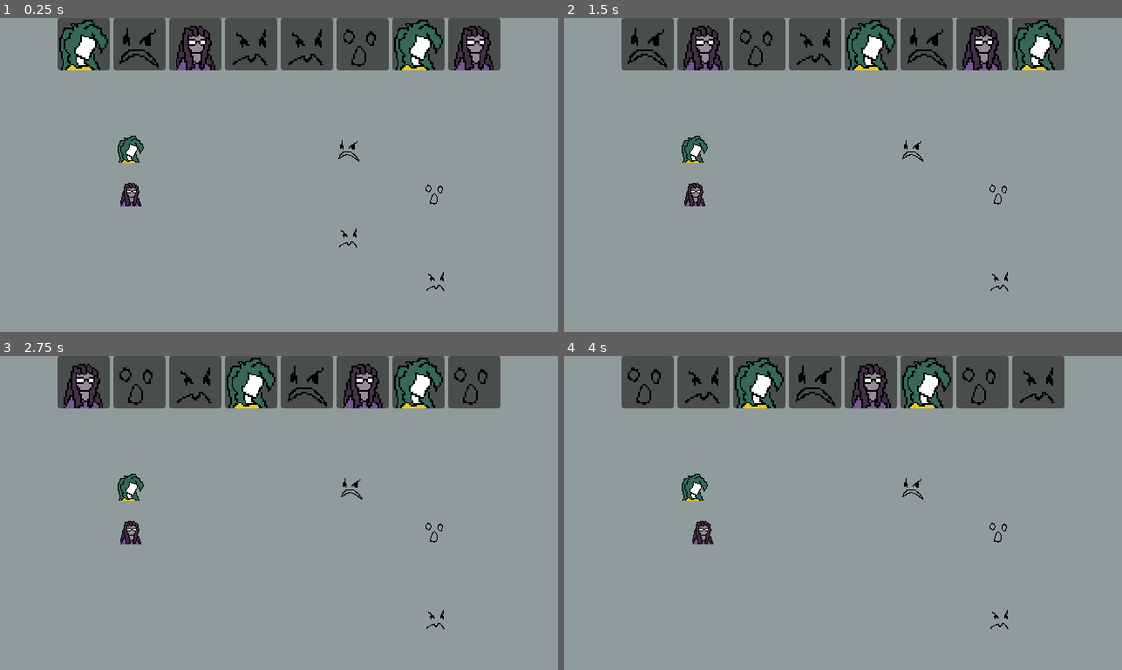
Above: before the commit, frames 1-4 (two rows, left to right).
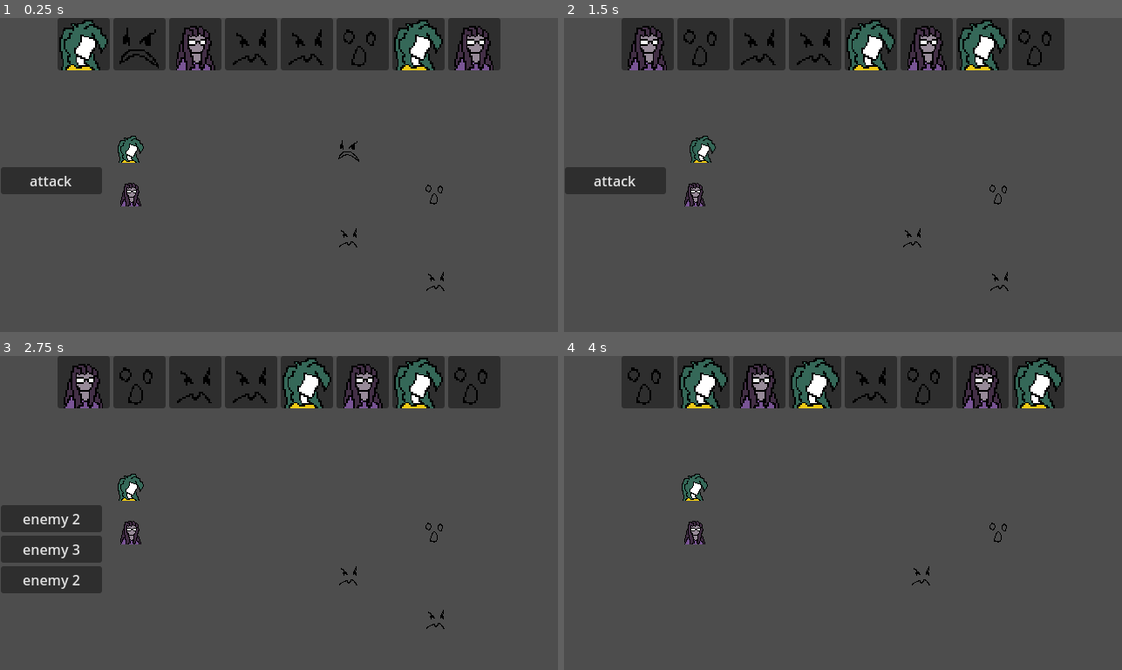
Above: after the commit, the same moments.

Repository: Octologue/godot-test-project
Game: Godot game, scene res://battle_scene.tscn
Same seed, same stepped clock (60 frames per second), same inputs: the game is played once before the commit and once after it.
Inputs (mouse positions are in pixels of both pictures, inside the frame that each line leads up to):
- Up to frame 1 (0.25 s): no input
- Up to frame 2 (1.5 s): click (614, 181) at 0.5 s, where only the run after the commit has a clickable "attack"; click (614, 181) at 1.25 s, where only the run after the commit has a clickable "enemy 1"
- Up to frame 3 (2.75 s): click (50, 519) at 2 s, where only the run after the commit has a clickable "attack"
- Up to frame 4 (4 s): click (614, 519) at 2.75 s, where only the run after the commit has a clickable "enemy 2"; tap Enter at 3.5 s

The runs differ from the first frame. In frame 1, 95% of the frame differs, in the area x 0-100%, y 0-100%; in frame 2, 98%; in frame 3, 96%; in frame 4, 99%.

Commit message:
selection enemy fonctionel

Diff:
--- a/battle_logic/battle_scene.gd
+++ b/battle_logic/battle_scene.gd
@@ -1,3 +1,5 @@
+#region INITIALISATION
+
 extends Node2D
 
 var player_list_data = load("res://battle_logic/data/player_list.tres")
@@ -8,11 +10,16 @@
 
 var timeline : Array = []
 var character_nodes : Dictionary = {}
-@onready var timeline_UI = $UI/Timeline
+
 @onready var players_node = $players
 @onready var enemies_node = $enemies
 @export var character_scene: PackedScene
 
+@onready var timeline_UI = $UI/Timeline
+@onready var options = $UI/Options
+@onready var attack_button = $UI/Options/Attack
+@onready var enemy_selection = $UI/EnemySelection
+@export var enemy_button : PackedScene
 
 
 var player_positions := [
@@ -30,7 +37,9 @@
 	_spawn_characters(enemy_list,enemies_node)
 
 	sort_and_display()
+
 	EventBus.next_attack.connect(next_turn)
+	EventBus.attacked_ennemy.connect(enemy_button_pressed)
 	EventBus.character_died.connect(_on_character_died)
 	next_turn()
 
@@ -40,6 +49,10 @@
 	for enemy in battle_data.enemy_list:
 		var new_enemy = enemy.duplicate()
 		enemy_list.append(new_enemy)
+		var button = enemy_button.instantiate()
+		button.character = new_enemy
+		enemy_selection.add_child(button)
+
 	if battle_data.is_enemy_order_random == true:
 		enemy_list.shuffle()
 
@@ -58,6 +71,9 @@
 			chara_scene.position = enemy_positions[i]
 		chara_scene.setup(chara_data)
 		character_nodes[chara_data] = chara_scene
+
+#endregion
+#region BATTLE LOGIC
 
 func sort_combined_queue():
 	var player_time_list = []
@@ -89,6 +105,8 @@
 func sort_and_display():
 	sort_combined_queue()
 	update_timeline_display()
+	if timeline[0]["character"].is_player == true:
+		show_options()
 
 func pop_out():
 	if timeline[0]["character"].alive == false:
@@ -98,22 +116,9 @@
 
 func attack(attacker, target):
 	target.get_attacked(attacker)
-	await attack_anim(attacker,target)
+	attack_anim(attacker,target)
+	pop_out()
 	EventBus.next_attack.emit()
-
-func next_turn():
-	timeline = timeline.filter(func(entry): return entry["character"].alive)
-	var attacker = timeline[0]["character"]
-	var test_target = Character
-
-	if attacker.is_player == true:
-		test_target = enemy_list.pick_random()
-	else:
-		test_target = player_list.pick_random()
-
-	await get_tree().create_timer(1.0).timeout
-	attack(attacker, test_target)
-	pop_out()
 
 func attack_anim(attacker,target):
 	var attacker_node = character_nodes[attacker]
@@ -123,6 +128,19 @@
 		shift = -shift
 	await tween_movement(attacker_node,-shift)
 	await tween_movement(attacker_node,shift)
+
+func next_turn():
+	timeline = timeline.filter(func(entry): return entry["character"].alive)
+	var attacker = timeline[0]["character"]
+	var target = Character
+
+	if attacker.is_player == true:
+		return
+	else:
+		target = player_list.pick_random()
+
+	await get_tree().create_timer(1).timeout
+	attack(attacker, target)
 
 func tween_movement(node,shift):
 	var tween = get_tree().create_tween()
@@ -139,11 +157,10 @@
 	timeline = timeline.filter(func(entry): return entry["character"] != character)
 	character_nodes[character].queue_free()
 
-	#for button in $UI/EnemySelection.get_children():
-		#if button.character == character:
-			#button.queue_free()
-			#break  # Sortir de la boucle dès qu'on a trouvé le bon bouton
-
+	for button in enemy_selection.get_children():
+		if button.character == character:
+			button.queue_free()
+			break  # Sortir de la boucle dès qu'on a trouvé le bon bouton
 	check_end_of_battle()
 
 func check_end_of_battle():
@@ -153,13 +170,25 @@
 	if player_list.is_empty():
 		print("Tous les joueurs sont morts")
 		get_tree().quit()
-
-func debugging_prints():
 	for i in player_list:
 		print(i.title)
 	for i in enemy_list:
 		print(i.title)
-	print("enemy data =",battle_data.enemy_list, "player data =",player_list_data.character_list)
-	print("players =",player_list,"enemies = ",enemy_list)
-	print("character_nodes =", character_nodes)
-	print(character_nodes[timeline[0]["character"]])
+
+#endregion
+#region USER INTERFACE
+
+func show_options():
+	options.show()
+	attack_button.pressed.connect(show_selection)
+
+func show_selection():
+	options.hide()
+	enemy_selection.show()
+
+func enemy_button_pressed(target):
+	enemy_selection.hide()
+	var attacker = timeline[0]["character"]  # joueur qui attaque
+	attack(attacker, target)
+
+#endregion
--- /dev/null
+++ b/battle_logic/enemy_button.tscn
@@ -0,0 +1,10 @@
+[gd_scene load_steps=2 format=3 uid="uid://de4q135ob0b84"]
+
+[ext_resource type="Script" uid="uid://d0doxsl31aek5" path="res://enemy_button.gd" id="1_8lqld"]
+
+[node name="EnemyButton" type="Button"]
+offset_right = 8.0
+offset_bottom = 8.0
+script = ExtResource("1_8lqld")
+
+[connection signal="pressed" from="." to="." method="_on_pressed"]
--- a/battle_scene.tscn
+++ b/battle_scene.tscn
@@ -1,11 +1,13 @@
-[gd_scene load_steps=3 format=3 uid="uid://dypy4oy4ron2l"]
+[gd_scene load_steps=4 format=3 uid="uid://dypy4oy4ron2l"]
 
 [ext_resource type="Script" uid="uid://dwloqinhbk6aj" path="res://battle_logic/battle_scene.gd" id="1_r5l0u"]
 [ext_resource type="PackedScene" uid="uid://05w6whdt5ti3" path="res://battle_logic/CharacterScene.tscn" id="2_5g7vw"]
+[ext_resource type="PackedScene" uid="uid://de4q135ob0b84" path="res://battle_logic/enemy_button.tscn" id="3_5g7vw"]
 
 [node name="battleScene" type="Node2D"]
 script = ExtResource("1_r5l0u")
 character_scene = ExtResource("2_5g7vw")
+enemy_button = ExtResource("3_5g7vw")
 
 [node name="players" type="Node2D" parent="."]
 
@@ -118,7 +120,40 @@
 expand_mode = 1
 stretch_mode = 5
 
+[node name="Options" type="VBoxContainer" parent="UI"]
+visible = false
+anchors_preset = -1
+anchor_top = 0.997
+anchor_bottom = 0.997
+offset_left = 1.0
+offset_top = -187.92
+offset_right = 117.0
+offset_bottom = 0.0799866
+grow_horizontal = 2
+grow_vertical = 2
+size_flags_horizontal = 4
+size_flags_vertical = 4
+
+[node name="Attack" type="Button" parent="UI/Options"]
+layout_mode = 2
+text = "attack"
+
+[node name="EnemySelection" type="VBoxContainer" parent="UI"]
+visible = false
+anchors_preset = -1
+anchor_top = 0.997
+anchor_bottom = 0.997
+offset_left = 1.0
+offset_top = -187.92
+offset_right = 117.0
+offset_bottom = 0.0799866
+grow_horizontal = 2
+grow_vertical = 2
+size_flags_horizontal = 4
+size_flags_vertical = 4
+
 [node name="ColorRect" type="ColorRect" parent="."]
+visible = false
 z_index = -5
 offset_right = 640.0
 offset_bottom = 360.0
--- /dev/null
+++ b/enemy_button.gd
@@ -0,0 +1,10 @@
+extends Button
+
+@export var character : Character :
+	set(value):
+		character = value
+		text = value.title
+
+
+func _on_pressed():
+	EventBus.attacked_ennemy.emit(character)
--- a/event_bus.gd
+++ b/event_bus.gd
@@ -2,3 +2,4 @@
 
 signal next_attack
 signal character_died
+signal attacked_ennemy(Character)
--- /dev/null
+++ b/test_scene.gd
@@ -0,0 +1,26 @@
+extends Node2D
+
+@onready var container1 = $CanvasLayer/VBoxContainer
+@onready var container2 = $CanvasLayer/VBoxContainer2
+var list : Array = ["one","two","three"]
+@onready var attack = $CanvasLayer/VBoxContainer/attack
+@onready var return_button = $CanvasLayer/VBoxContainer2/return
+
+func _ready():
+	attack.pressed.connect(ui_list_show)
+	return_button.pressed.connect(ui_list_hide)
+
+func ui_list_show():
+	for i in list:
+		var button = Button.new()
+		button.text = i
+		container2.add_child(button)
+	container1.hide()
+	container2.show()
+
+func ui_list_hide():
+	for child in container2.get_children():
+		if child.text in list:
+			child.queue_free()
+	container1.show()
+	container2.hide()
--- /dev/null
+++ b/test_scene.tscn
@@ -0,0 +1,34 @@
+[gd_scene load_steps=2 format=3 uid="uid://dfg3wyvoihxwa"]
+
+[ext_resource type="Script" uid="uid://csmrfnbqevrt5" path="res://test_scene.gd" id="1_uhqqe"]
+
+[node name="TestScene" type="Node2D"]
+script = ExtResource("1_uhqqe")
+
+[node name="CanvasLayer" type="CanvasLayer" parent="."]
+
+[node name="VBoxContainer" type="VBoxContainer" parent="CanvasLayer"]
+anchors_preset = 15
+anchor_right = 1.0
+anchor_bottom = 1.0
+offset_left = 206.0
+offset_top = 80.0
+offset_right = -176.0
+offset_bottom = -200.0
+grow_horizontal = 2
+grow_vertical = 2
+
+[node name="attack" type="Button" parent="CanvasLayer/VBoxContainer"]
+layout_mode = 2
+text = "attack"
+
+[node name="VBoxContainer2" type="VBoxContainer" parent="CanvasLayer"]
+visible = false
+offset_left = 208.0
+offset_top = 72.0
+offset_right = 468.0
+offset_bottom = 296.0
+
+[node name="return" type="Button" parent="CanvasLayer/VBoxContainer2"]
+layout_mode = 2
+text = "return"
Not shown, added: enemy_button.gd.uid
Not shown, added: test_scene.gd.uid
